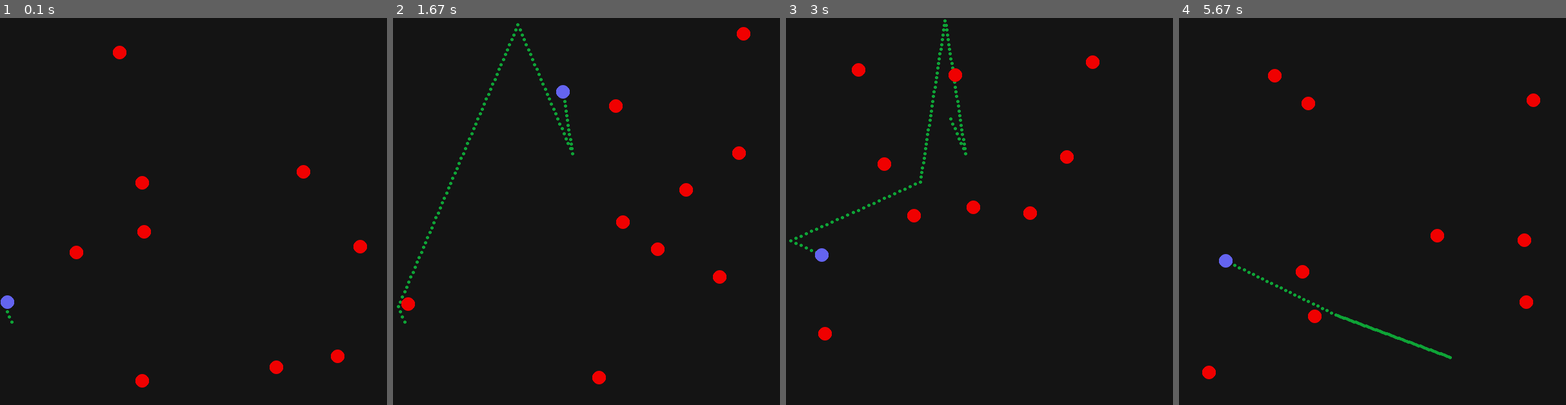
Above: before the commit, frames 1-4 (left to right).
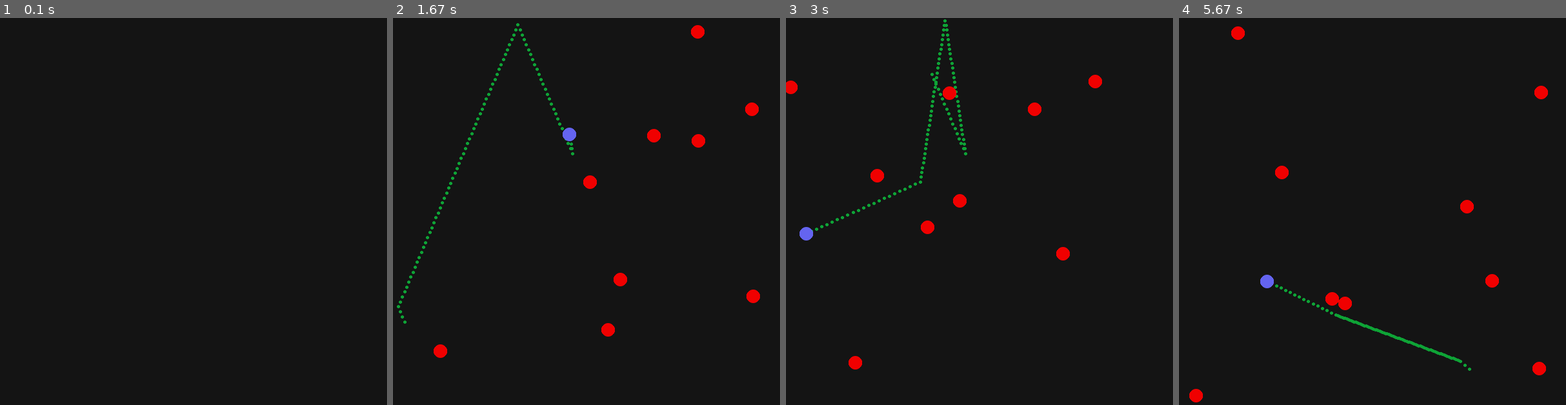
Above: after the commit, the same moments.

Repository: nmaszin/kulki
Game: pygame game, started from main.py
The game is run twice, just before and just after one commit, with the same random seed, the same clock (stepped at 60 frames per second) and the same inputs.
Inputs:
- Up to frame 1 (0.1 s): no input
- Up to frame 2 (1.67 s): no input
- Up to frame 3 (3 s): no input
- Up to frame 4 (5.67 s): no input

The runs differ from the first frame. In frame 1, 1.0% of the frame differs, in the area x 0-95%, y 7-96%; in frame 2, 2.0%; in frame 3, 2.1%, in the area x 0-82%, y 9-91%; in frame 4, 2.1%.

Commit message:
Add frames buffering

Diff:
--- a/app/app.py
+++ b/app/app.py
@@ -13,8 +13,10 @@
   WINDOW_ICON_PATH = 'assets/icon.png'
   WINDOW_HEIGHT = 600
   WINDOW_WIDTH = 600
+
+  BUFFERED_FRAMES_NUMBER = 10
   FPS = 60
-  GENERATE_FPS = 600
+  GENERATE_FPS = 60
 
   running = False
   paused = False
@@ -42,10 +44,10 @@
     )
 
   def init_timers(self):
-    self.GENERATE_FRAME_EVENT = pygame.USEREVENT + 1
+    self.GENERATE_FRAME_EVENT = pygame.USEREVENT
     pygame.time.set_timer(self.GENERATE_FRAME_EVENT, int(1000 / self.GENERATE_FPS))
 
-    self.RENDER_FRAME_EVENT = pygame.USEREVENT
+    self.RENDER_FRAME_EVENT = pygame.USEREVENT + 1
     pygame.time.set_timer(self.RENDER_FRAME_EVENT, int(1000 / self.FPS))
 
   def run(self):
@@ -62,7 +64,7 @@
         self.running = False
       elif event.key == pygame.K_p:
         self.paused = not self.paused
-    elif event.type == self.RENDER_FRAME_EVENT and not self.paused:
+    elif event.type == self.RENDER_FRAME_EVENT and not self.paused and self.simulation.frames_left() > self.BUFFERED_FRAMES_NUMBER:
       self.surface.fill(Color.BACKGROUND)
       frame = self.simulation.pop_frame()
       DrawableFrame(frame).draw(self.surface)
